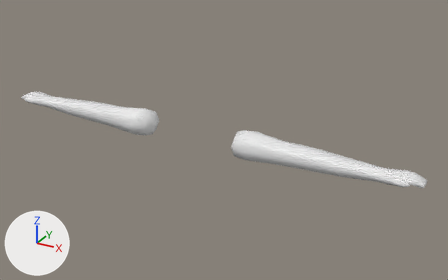
Renders of the Blender file scenes/player/player.blend from each side of a commit.
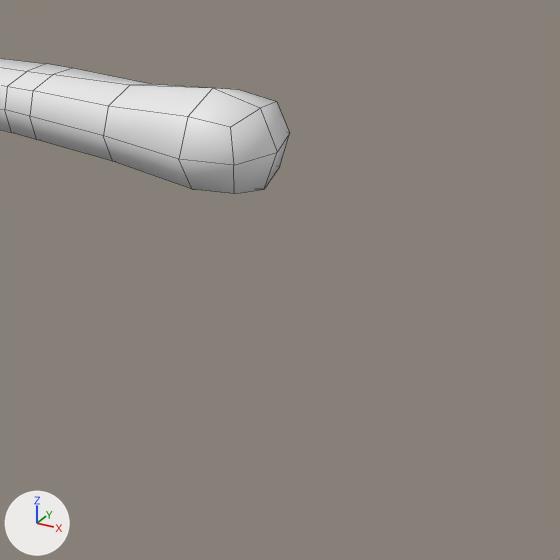
Each version appears first whole from a camera (50 mm lens) standing at (10.06, -16.18, 8.08) and looking at (1.23, -0.13, 0.05), and next in a close-up on the part from 19% to 51% of the width and 30% to 82% of the height. Arrows for +X, +Y and +Z are at lower left; the lights stay in place. The close-ups show mesh edges as thin lines.

Objects in the first close-up: 'Arms'.
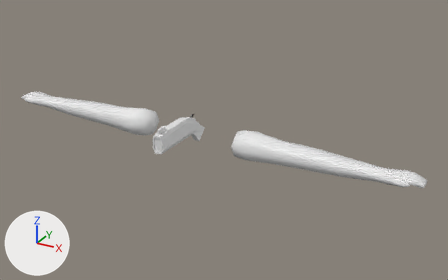
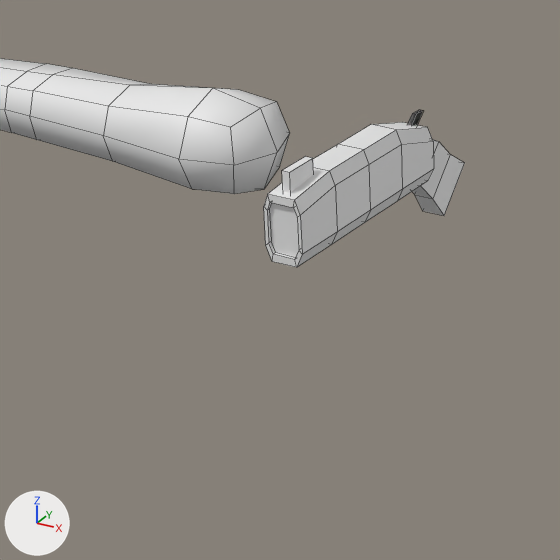
Changed parts and their boxes (x1, y1, x2, y2) in the close-ups (560 x 560 px):
'Gun', added: after (264, 110, 465, 267)

Patch to the scene script:
```diff
--- a/scenes/player/player.blend.py
+++ b/scenes/player/player.blend.py
@@ me_cube_004 @@
+me_cube_004.from_pydata(...)  # 88 vertices, 76 faces; spans x -1.0..1.0, y -1.0..1.63, z -2.14..1.05
@@ ob_gun @@
+ob_gun = bpy.data.objects.new('Gun', me_cube_004)
+ob_gun.location = (0.0, -1.065, 0.448)
+ob_gun.scale = (0.174, 1.0, 0.377)
```
